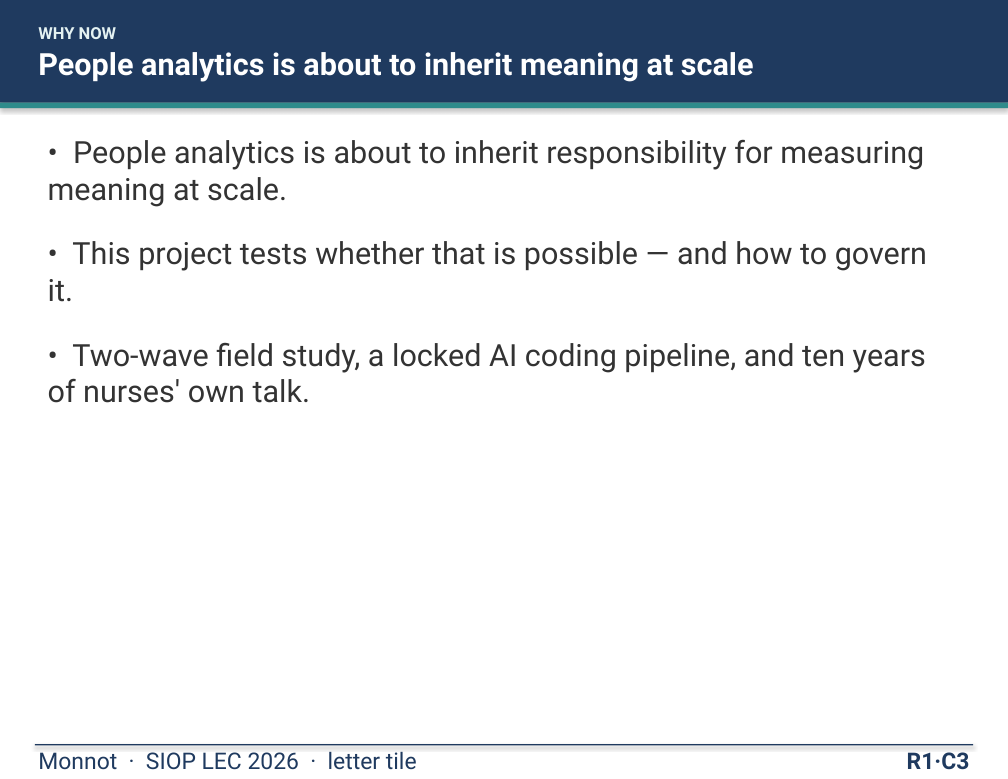
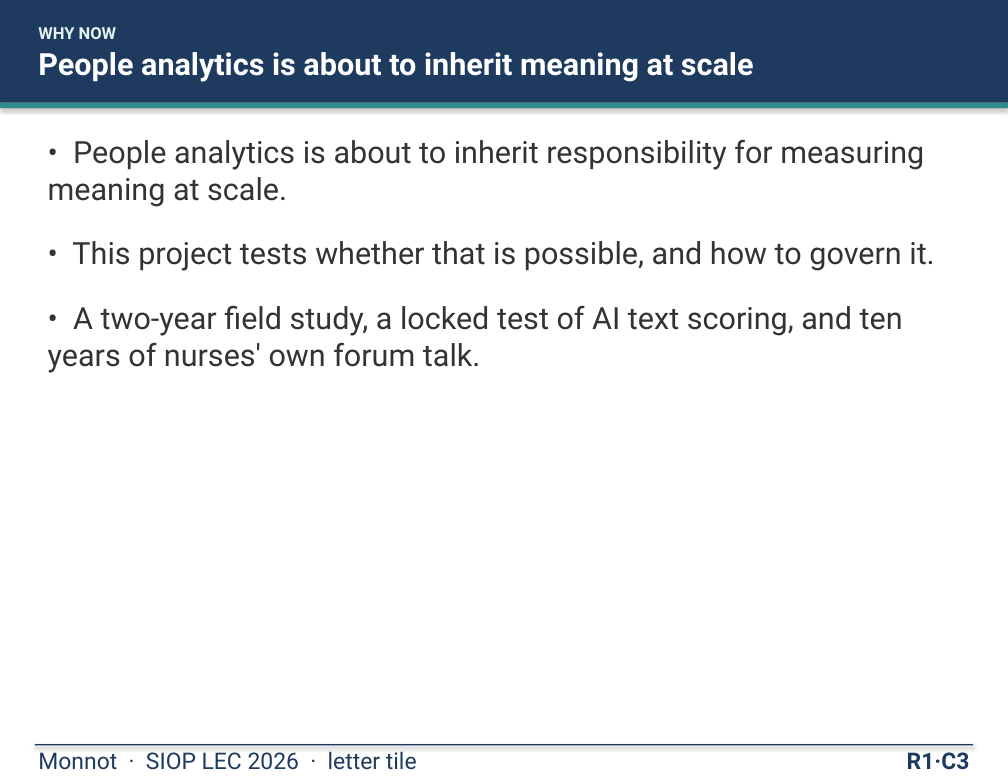
Before and after one commit to mjmonnot/mjmonnot.github.io, a slide deck: slide 3 of lec-2026/assets/Monnot_Poster_v5.pptx. Drawn at 1008x779 pixels with LibreOffice and Linux fonts; fonts in the diff are those of the drawing. Boxes give left, top, right and bottom in pixels: in the first picture for what was removed or moved away, otherwise in the second. Text is boxed around its words. In the diff, an @@ line names an element or a change of style, - is before the commit and + after.

Commit message:
lec-2026: plain-language pass (set-aside cases, locked instructions, pass mark); Start here nav; friendlier index; deck v5 rebuilt

```diff
--- a/lec-2026/assets/Monnot_Poster_v5.pptx
+++ b/lec-2026/assets/Monnot_Poster_v5.pptx
@@ text at (x1=48, y1=241, x2=934, y2=373): text changed @@
-• This project tests whether that is possible — and how to govern it.
-• Two-wave field study, a locked AI coding pipeline, and ten years of nurses' own talk.
+• This project tests whether that is possible, and how to govern it.
+• A two-year field study, a locked test of AI text scoring, and ten years of nurses' own forum talk.
```
Also in this commit, not shown: 15 other slides changed, 17 other files.
